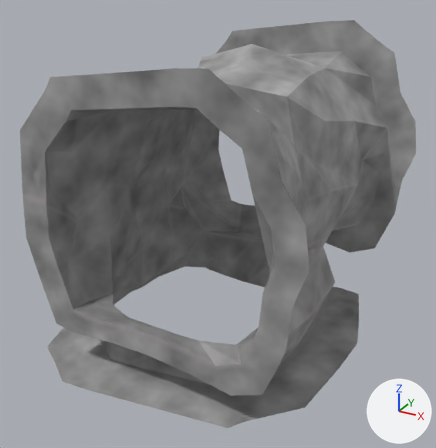
One commit to the glTF model Rogue-Robots/Assets/Models/ModularBlocks/TVertical2Connector.gltf: the scene before it, then after it.
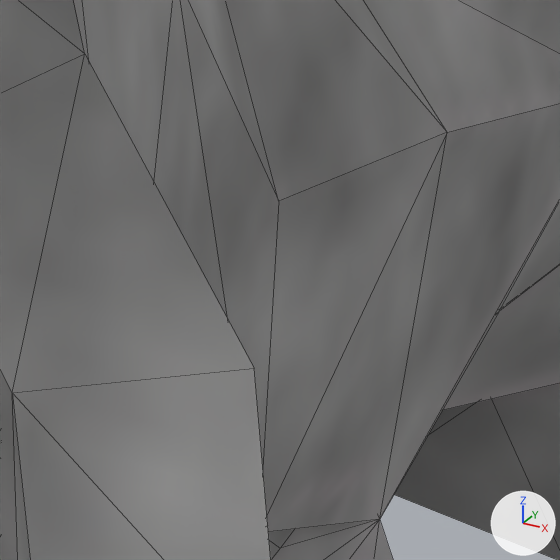
The first picture shows the older version from a camera (50 mm lens) standing at (4.32, -8.17, 5.72) and looking at (0.05, -0.4, 1.83). The close-ups show both versions on the part from 62% to 80% of the width and 38% to 56% of the height of that picture; other places that the commit changed are outside them. The lights are fixed; the arrows at lower right show +X, +Y and +Z. The close-ups show mesh edges as thin lines.

Script lines for the objects in view, before the commit:
```python
me_scene_058 = bpy.data.meshes.new('Scene.058')
me_scene_058.from_pydata(...)  # 234 vertices, 404 faces; spans x -2.63..2.43, y -2.92..2.5, z 0.0..4.75
me_scene_058.materials.append(mat_ground)  # picture img_diffusegroundgroup5
ob_tvertical2connector = bpy.data.objects.new('TVertical2Connector', me_scene_058)
ob_tvertical2connector.location = (0.0, 0.0, 0.0)
```
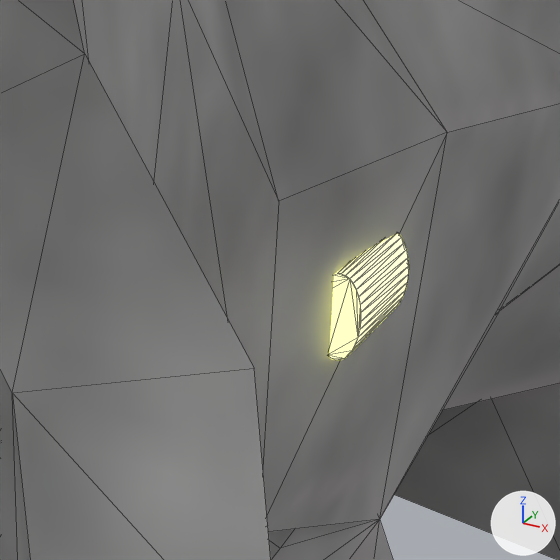
Changed parts and their boxes [x1, y1, x2, y2] in the close-ups (560 x 560 px):
```json
{"object": "TunnelLight.008", "change": "added", "after": [330, 234, 408, 360]}
```

Edits to the scene script, one JSON object a line:
```json
{"op": "add", "block": "img_tunnellightemission", "code": ["img_tunnellightemission = load_image('TunnelLightEmission', 'Textures/TunnelLightEmission.png', 256, 256, 'sRGB')"]}
{"op": "add", "block": "mat_tunnellight", "code": ["mat_tunnellight = bpy.data.materials.new('TunnelLight')", "mat_tunnellight.use_nodes = True; mat_tunnellight.node_tree.nodes.clear()", "_N = mat_tunnellight.node_tree.nodes; _L = mat_tunnellight.node_tree.links", "n0 = _N.new('ShaderNodeBsdfPrincipled'); n0.name = 'Principled BSDF'", "n0.inputs[2].default_value = 0.4  # 'Roughness'", "n0.inputs[28].default_value = 2.0  # 'Emission Strength'", "n1 = _N.new('ShaderNodeOutputMaterial'); n1.name = 'Material Output'", "n2 = _N.new('ShaderNodeTexImage'); n2.name = 'Image Texture'", "n2.image = img_tunnellightemission", "_L.new(n0.outputs[0], n1.inputs[0])  # 'BSDF' to 'Surface'", "_L.new(n2.outputs[0], n0.inputs[27])  # 'Color' to 'Emission Color'"]}
{"op": "add", "block": "me_cylinder_025", "code": ["me_cylinder_025 = bpy.data.meshes.new('Cylinder.025')", "me_cylinder_025.from_pydata(...)  # 64 vertices, 124 faces; spans x 1.559..1.659, y -0.15..0.15, z 2.072..2.272", "me_cylinder_025.materials.append(mat_tunnellight)  # its picture is missing"]}
{"op": "add", "block": "ob_tunnellight_008", "code": ["ob_tunnellight_008 = bpy.data.objects.new('TunnelLight.008', me_cylinder_025)", "ob_tunnellight_008.location = (0.0, 0.0, 0.0)"]}
```
